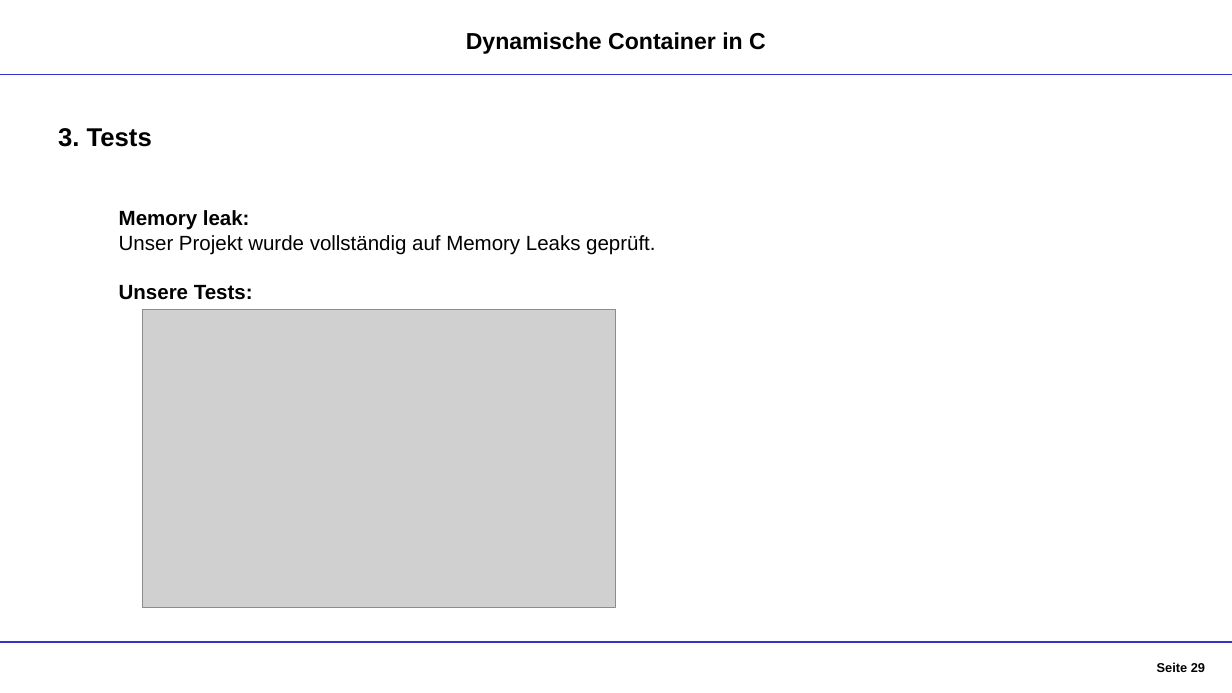
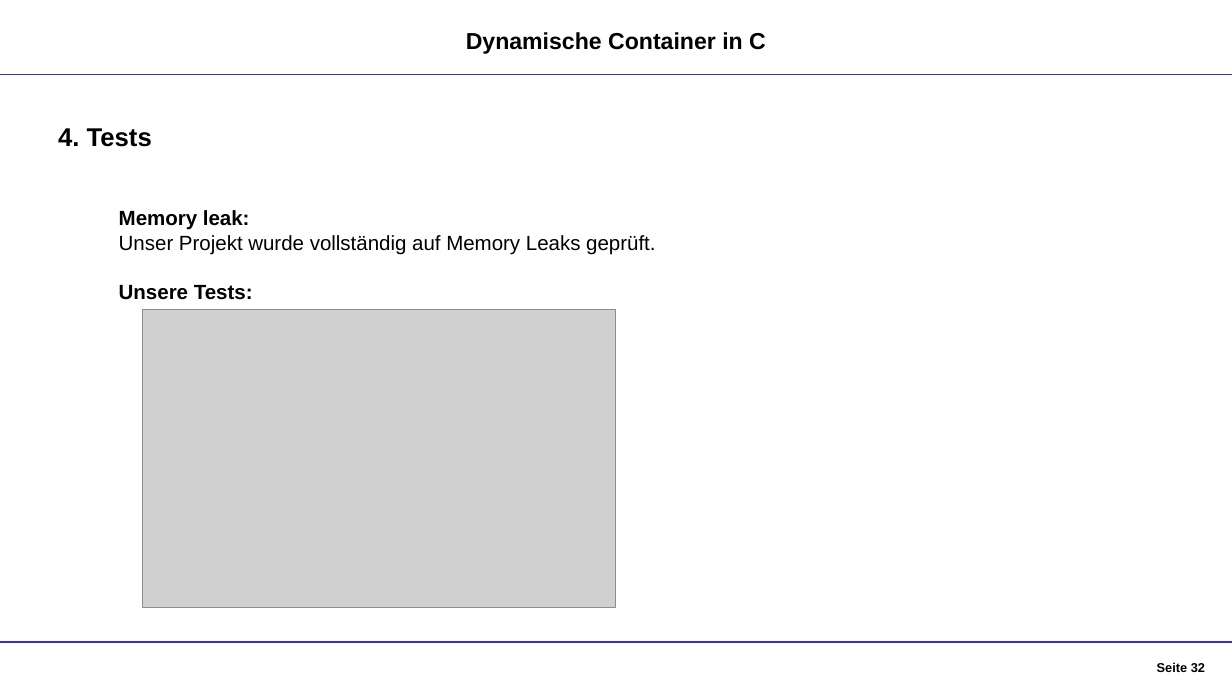
Before and after one commit to DennisGoss99/InPr_DynamicCollections, a slide deck: slide 32 of Dokumentation/Container - Präsentation.pptx (slide 29 before the commit). Drawn at 1232x693 pixels with LibreOffice and Linux fonts; fonts in the diff are those of the drawing; grey boxes stand for pictures. Boxes give left, top, right and bottom in pixels: in the first picture for what was removed or moved away, otherwise in the second. Text is boxed around its words. In the diff, an @@ line names an element or a change of style, - is before the commit and + after.

```diff
--- a/Dokumentation/Container - Präsentation.pptx
+++ b/Dokumentation/Container - Präsentation.pptx
@@ text at (58, 128, 152, 147): text changed @@
-3. Tests
+4. Tests
@@ page number at (1157, 662, 1205, 672): text changed @@
-Seite 29
+Seite 32
```
Also in this commit, not shown: 22 other slides changed, 4 slides added, 1 slide removed.
